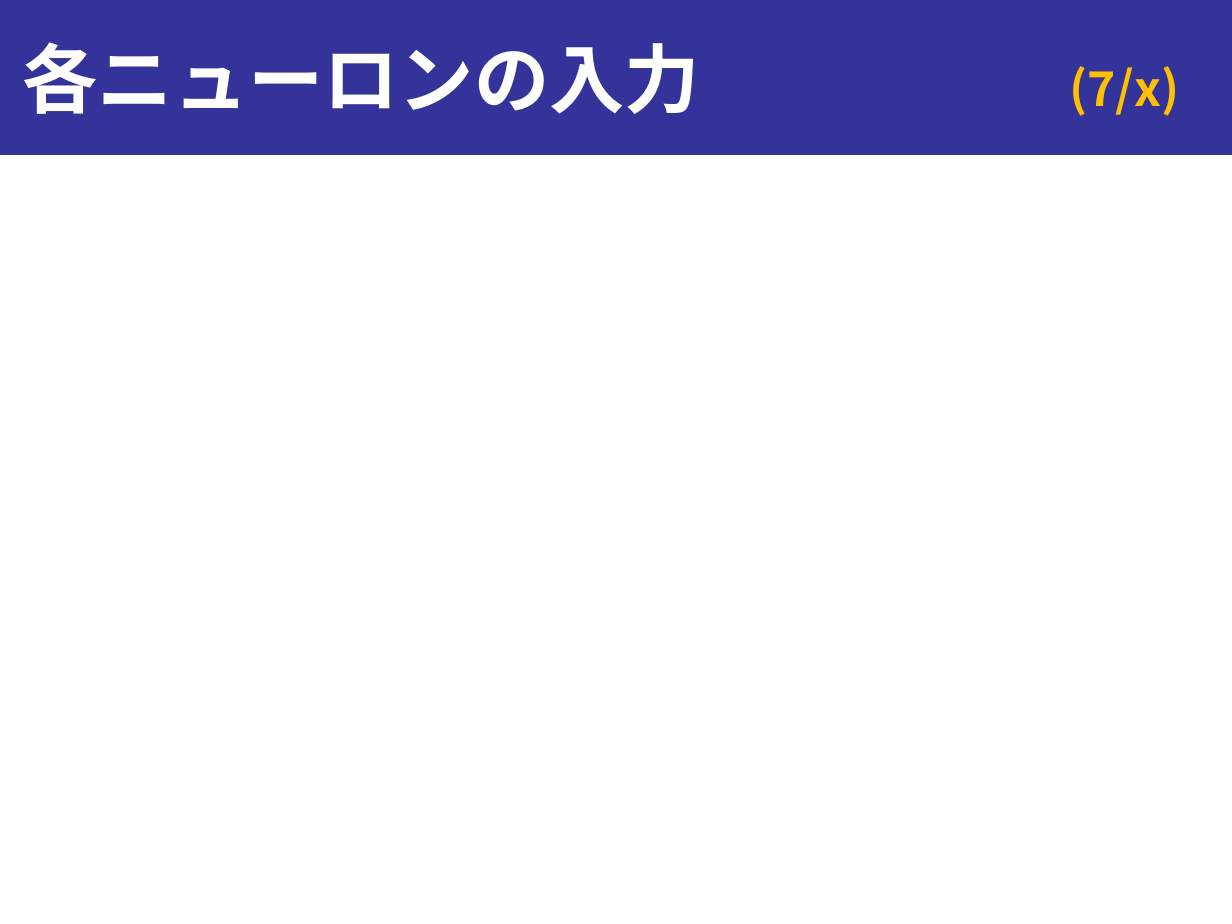
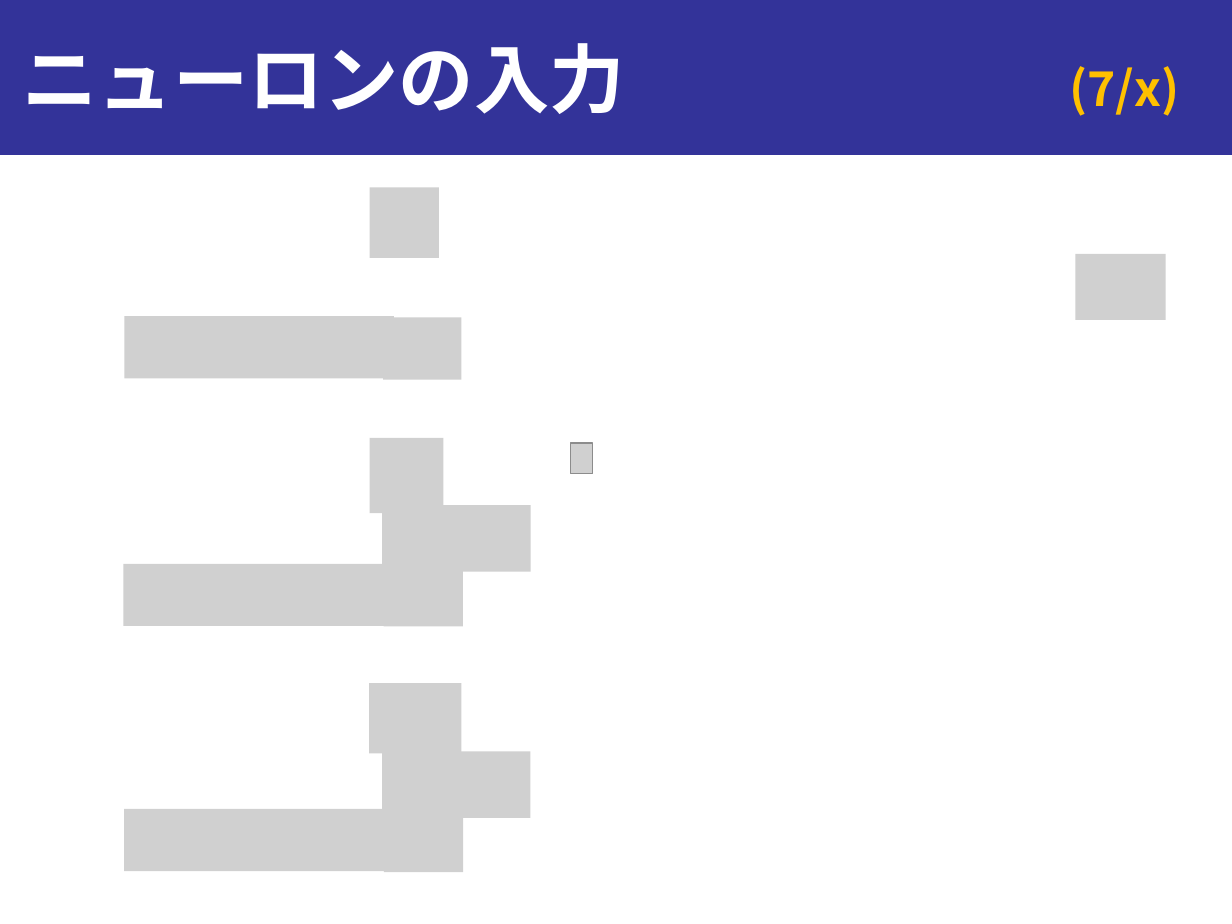
Before and after one commit to onikUone/slides, a slide deck: slide 7 of Junior_ex1.pptx. Drawn at 1232x924 pixels with LibreOffice and Linux fonts; fonts in the diff are those of the drawing; grey boxes stand for pictures. Boxes give left, top, right and bottom in pixels: in the first picture for what was removed or moved away, otherwise in the second. Text is boxed around its words. In the diff, an @@ line names an element or a change of style, - is before the commit and + after.

```diff
--- a/Junior_ex1.pptx
+++ b/Junior_ex1.pptx
@@ title at (23,43,625,114): text changed @@
-各ニューロンの入力
+ニューロンの入力
@@ picture added at (370,187,439,257) @@
@@ picture added at (1076,254,1165,320) @@
@@ picture added at (124,317,394,378) @@
@@ picture added at (383,318,462,379) @@
@@ picture added at (370,439,444,514) @@
@@ picture added at (570,444,593,474) @@
@@ picture added at (382,505,530,572) @@
@@ picture added at (123,564,395,626) @@
@@ picture added at (383,564,462,626) @@
@@ picture added at (370,683,462,753) @@
@@ picture added at (382,752,530,818) @@
@@ picture added at (124,809,404,871) @@
@@ picture added at (384,811,463,872) @@
```
Also in this commit, not shown: 5 other slides changed, 15 slides added, 52 other files.
